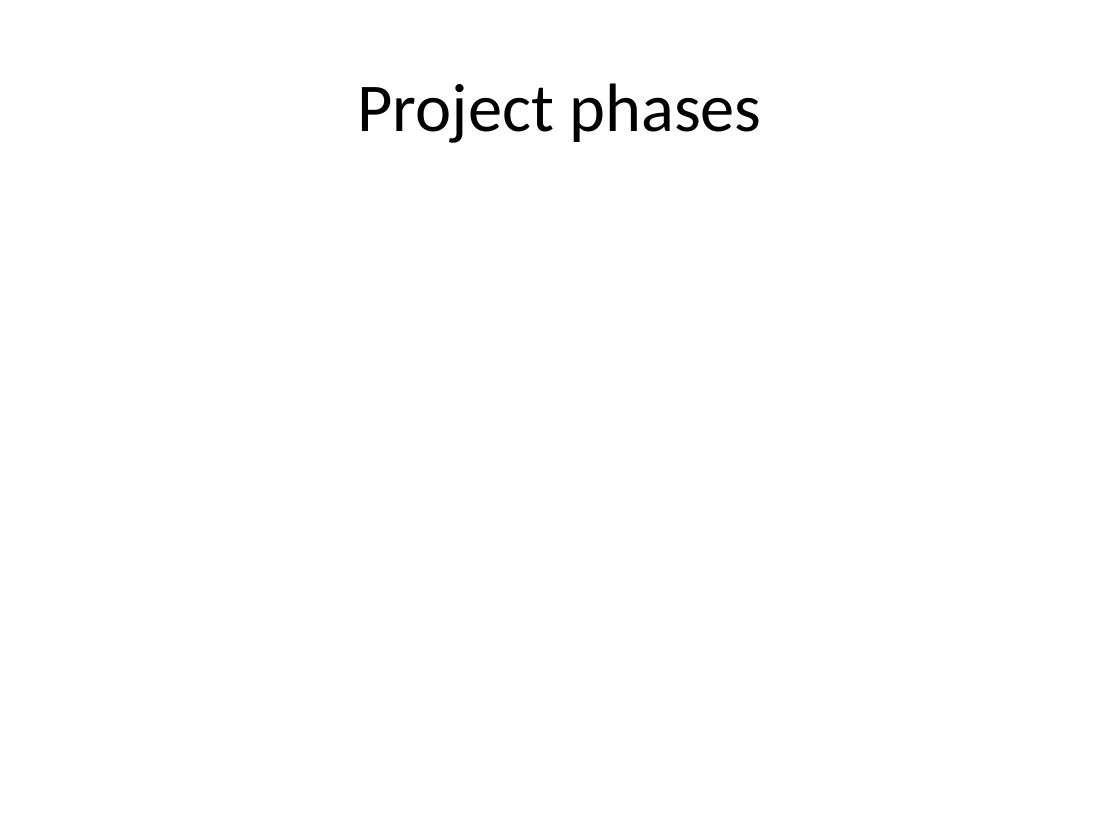
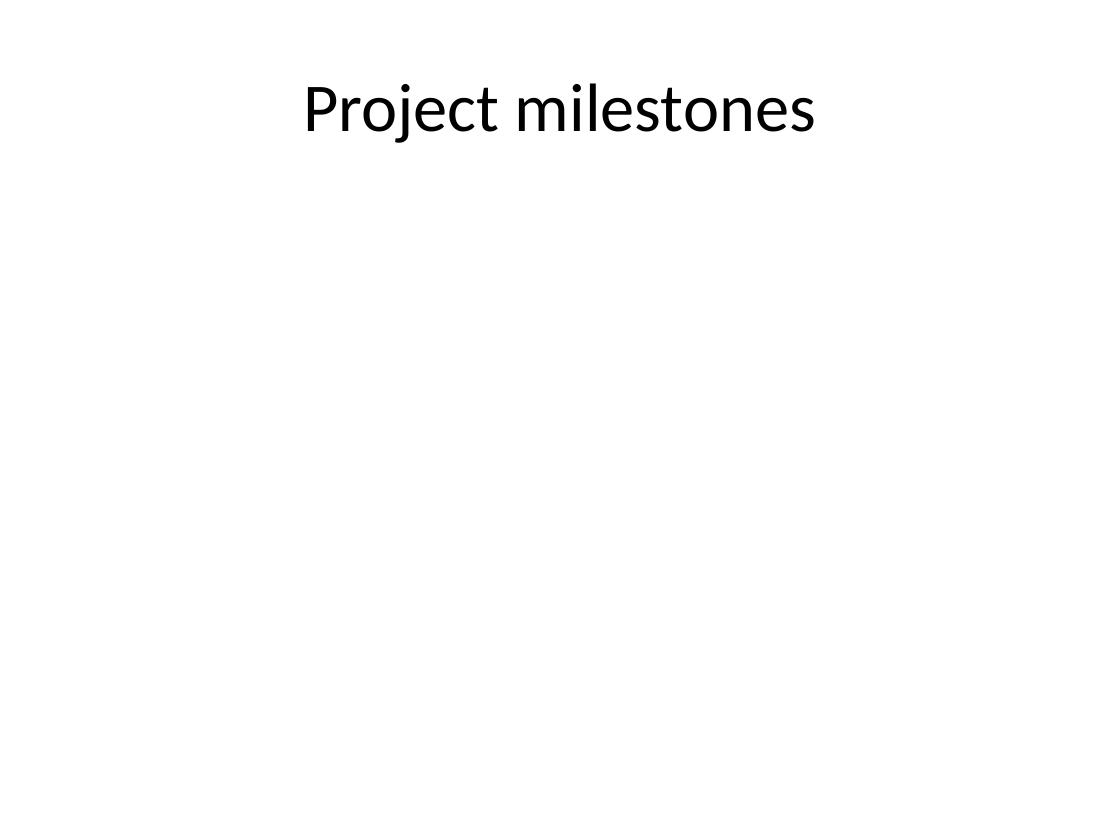
Before and after one commit to runningproject/documents, a slide deck: slide 15 of projectplan.pptx (slide 9 before the commit). Drawn at 1120x840 pixels with LibreOffice and Linux fonts; fonts in the diff are those of the drawing. Boxes give left, top, right and bottom in pixels: in the first picture for what was removed or moved away, otherwise in the second. Text is boxed around its words. In the diff, an @@ line names an element or a change of style, - is before the commit and + after.

```diff
--- a/projectplan.pptx
+++ b/projectplan.pptx
@@ title at <box>303,83,816,143</box>: text changed @@
-Project phases
+Project milestones
```
Also in this commit, not shown: 1 other slide changed, 7 slides added, 1 slide removed.
